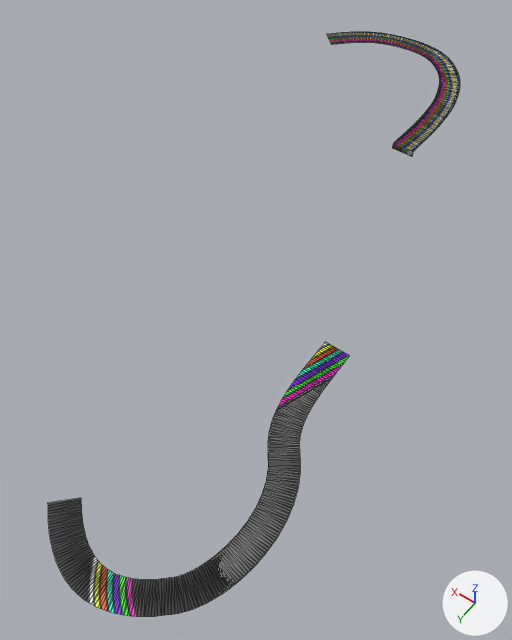
Renders of the OBJ model assets/ribbons.obj from each side of a commit.
One viewpoint serves both versions: a camera (50 mm lens) standing at (-307.0, 425.0, 493.0) and looking at (-62.0, 82.0, -47.0). Lighting does not change. The marker at lower right points along +X, +Y and +Z. The older version comes first. Mesh edges are drawn as thin lines. Where no turn or scale is listed for an object, it has been applied to the vertices. Vertices at exactly the same position are counted once.

Objects in the first picture: 'Ribbons.001', 'Ribbons.002'.
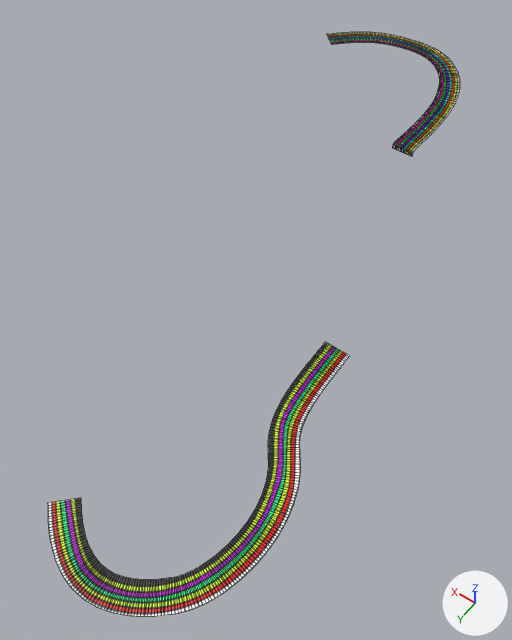
Pixel boxes [x1, y1, x2, y2] of what changed, in the pictures (512 x 640 px):
'Ribbons.001', surface changed: [48, 342, 350, 617] in both
'Ribbons.002', surface changed: [327, 32, 460, 156] in both

The change, as a diff of the scene's bpy script:
```diff
--- a/assets/ribbons.obj.py
+++ b/assets/ribbons.obj.py
@@ img_ribbons2_jpg @@
+img_ribbons2_jpg = load_image('ribbons2.jpg', 'textures/ribbons2.jpg', 3236, 3236, 'sRGB')
@@ mat_material_003 @@
 mat_material_003 = principled_material('Material.003')
-mat_material_003.texture = img_ribbons1_jpg
+mat_material_003.texture = img_ribbons2_jpg
@@ mat_ribbonmaterial @@
 mat_ribbonmaterial = principled_material('RibbonMaterial')
-mat_ribbonmaterial.texture = img_ribbon2_jpg
+mat_ribbonmaterial.texture = img_ribbons1_jpg
@@ me_ribbons_001 @@
 me_ribbons_001.from_pydata(...)  # 376 vertices, 374 faces; spans x -211.0..-59.0, y 104.0..374.0, z 1.0..11.0
 # used by ob_ribbons_001; location = (0.0, 0.0, 0.0)
+# me_ribbons_001 part 1: texture (UV) coordinates of 374 of 374 faces, centred in x -203.0..-65.0, y 105.0..366.0, z 1.0..11.0, changed; they spanned u 0.0..0.47, v 0.0..1.0 and now span u 0.0..1.0, v 0.0..1.0
 me_ribbons_001.materials.append(mat_material_003)
@@ me_ribbons_002 @@
 me_ribbons_002.from_pydata(...)  # 373 vertices, 364 faces; spans x -90.0..104.0, y -360.0..-166.0, z 0.0..11.0
 # used by ob_ribbons_002; location = (0.0, 0.0, 0.0)
+# me_ribbons_002 part 2: texture (UV) coordinates of 364 of 364 faces, centred in x -82.0..97.0, y -352.0..-166.0, z 0.0..11.0, changed; they spanned u 0.03..0.98, v 0.03..0.98 and now span u 0.0..1.0, v 0.0..1.0
 me_ribbons_002.materials.append(mat_ribbonmaterial)
```
